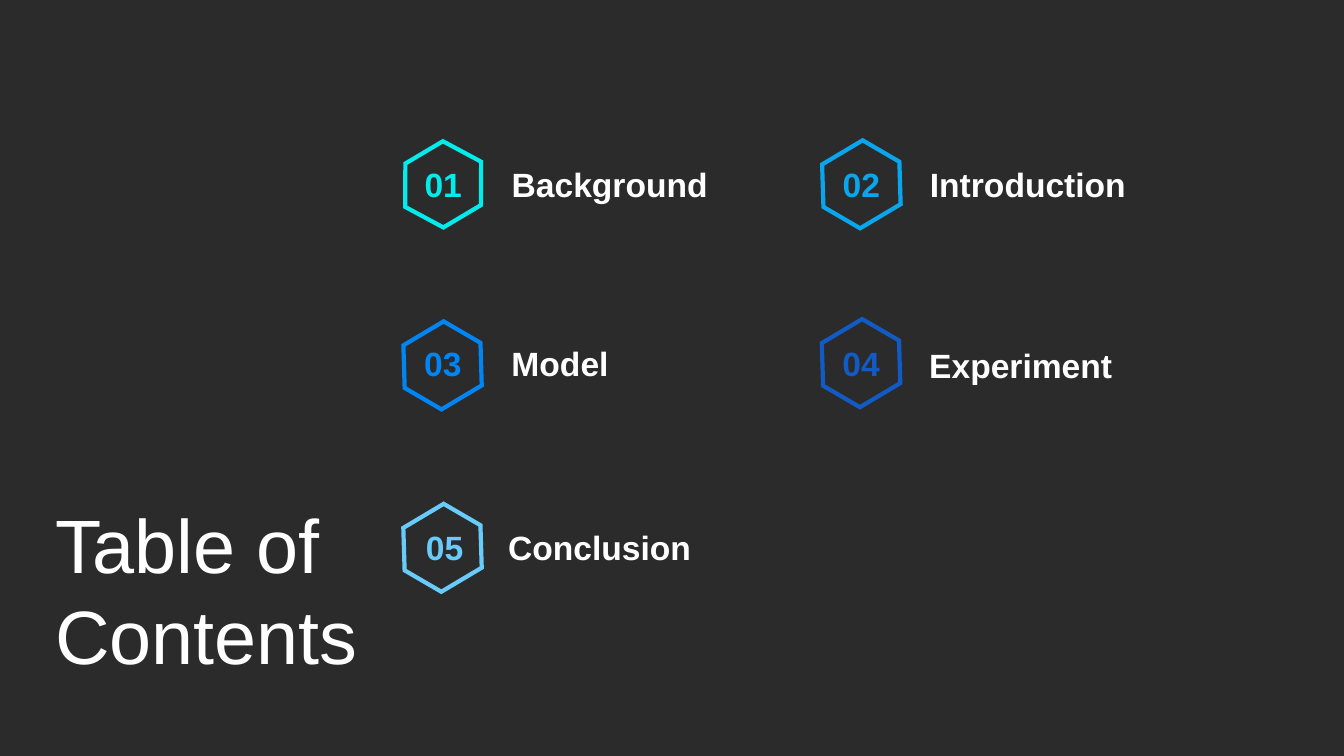
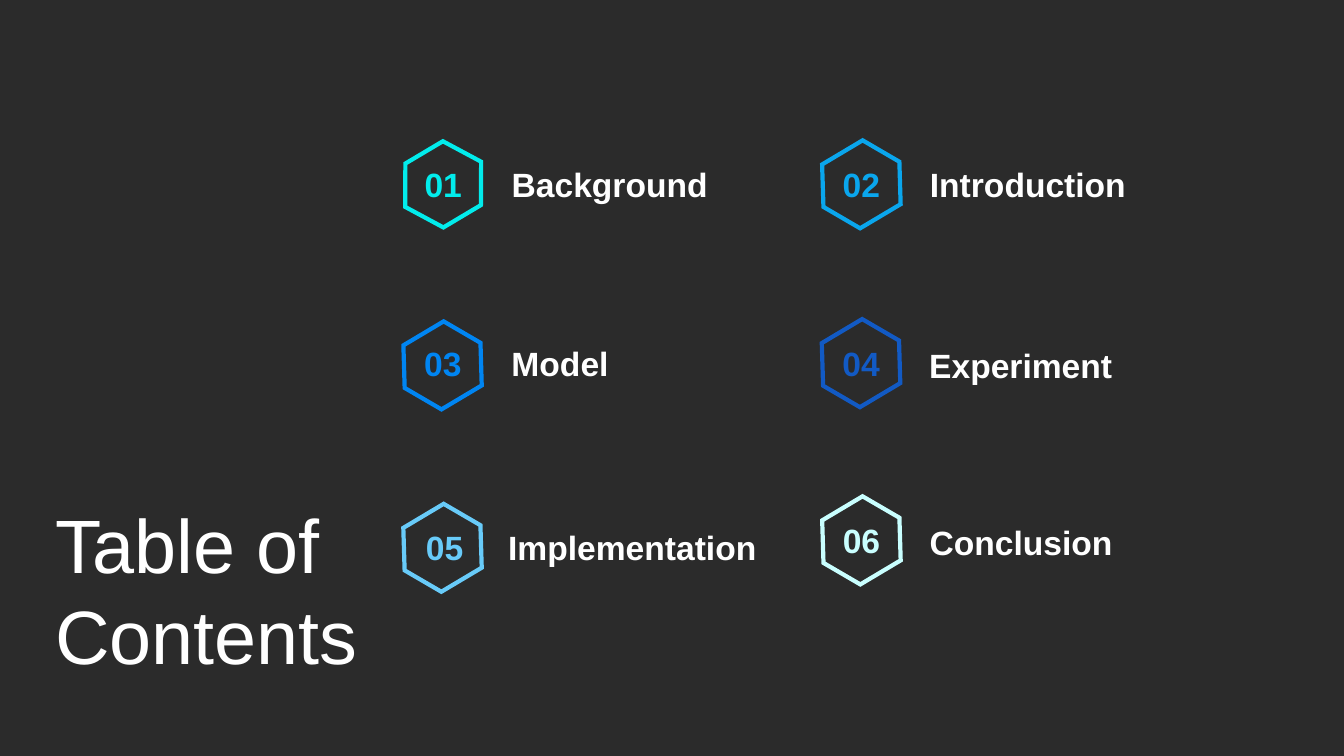
Before and after one commit to BeigeHW/KAIST_2022_Winter_Intern, a slide deck: slide 2 of Week 3 (1.17) 내꺼/TransE(내꺼)/TransE 발표/TransE.pptx. Drawn at 1344x756 pixels with LibreOffice and Linux fonts; fonts in the diff are those of the drawing; background and template pictures are left out; a plain dark background stands for a picture behind light text. Boxes give left, top, right and bottom in pixels: in the first picture for what was removed or moved away, otherwise in the second. Text is boxed around its words. In the diff, an @@ line names an element or a change of style, - is before the commit and + after.

```diff
--- a/Week 3 (1.17) 내꺼/TransE(내꺼)/TransE 발표/TransE.pptx
+++ b/Week 3 (1.17) 내꺼/TransE(내꺼)/TransE 발표/TransE.pptx
@@ hexagon added at (805,486,919,595), outline #C9FFFF 3 pt @@
@@ text added at (508,535,756,567), 24 pt, text #FFFFFF, bold @@
+Implementation
@@ text added at (843,529,880,554), 24 pt, text #C9FFFF, bold @@
+06
@@ text "Conclusion": place and size @@
-text "Conclusion" at (508,535,691,561)
+text "Conclusion" at (930,530,1113,556)
```
Also in this commit, not shown: 7 other slides changed, 17 slides added, 40 slides removed, 11 other files.
